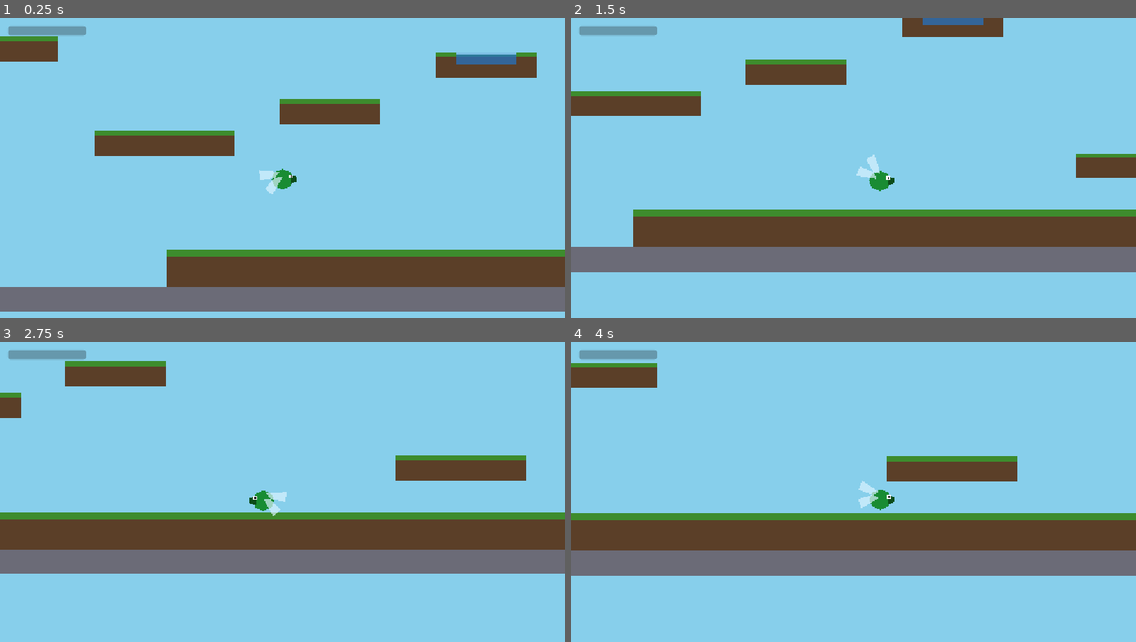
Above: before the commit, frames 1-4 (two rows, left to right).
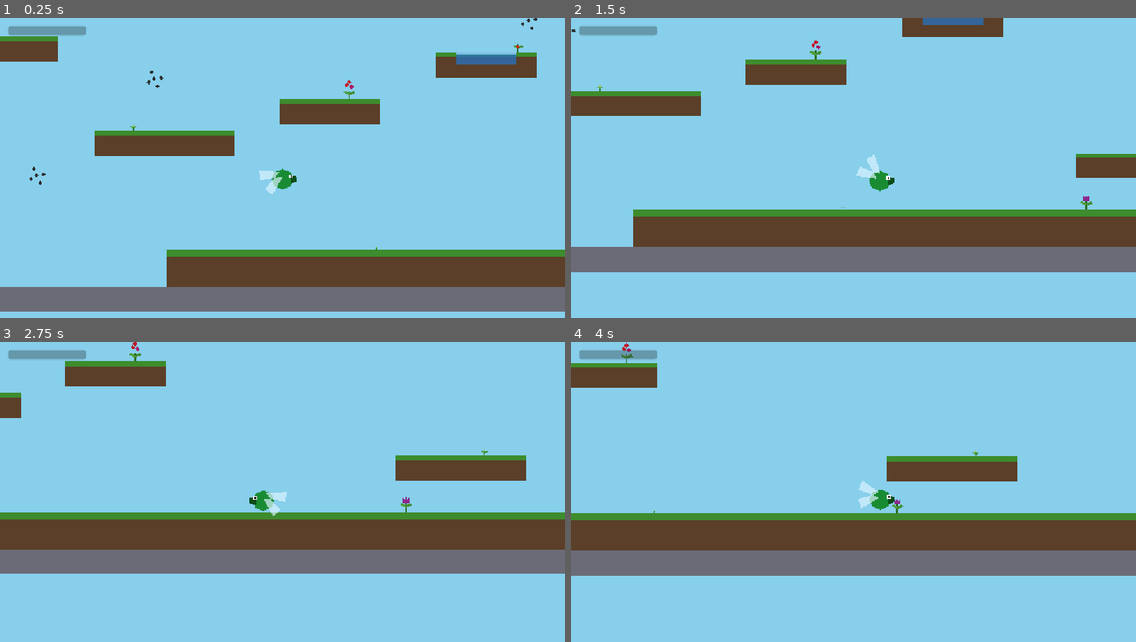
Above: after the commit, the same moments.

Repository: AntonioDrusin/ape
Game: Godot game, scene res://scenes/main.tscn
Same seed, same stepped clock (60 frames per second), same inputs: the game is played once before the commit and once after it.
Inputs:
- Up to frame 1 (0.25 s): no input
- Up to frame 2 (1.5 s): hold D (move_right) from 0.53 s (still down); tap W (move_up) at 0.77, 1.07 s
- Up to frame 3 (2.75 s): tap W (move_up) at 1.52, 1.82 s; release D (move_right) at 2.03 s; hold A (move_left) from 2.03 s (still down)
- Up to frame 4 (4 s): release A (move_left) at 2.78 s; hold D (move_right) from 2.78 s (still down); tap W (move_up) at 3.02, 3.32, 3.77 s

The runs differ from the first frame. In frame 1, 0.1% of the frame differs, in the area x 5-96%, y 0-78%; in frame 2, 0.1%; in frame 3, less than 0.1%; in frame 4, less than 0.1%.

Commit message:
requirements done

Diff:
--- /dev/null
+++ b/ape/godot/scenes/enemy.tscn
@@ -0,0 +1,40 @@
+[gd_scene load_steps=4 format=3]
+
+[ext_resource type="Script" path="res://scripts/enemy.gd" id="1"]
+[ext_resource type="AudioStream" path="res://assets/audio/water_steal.ogg" id="2"]
+
+[sub_resource type="CircleShape2D" id="CircleShape2D_1"]
+radius = 20.0
+
+[node name="Enemy" type="Area2D" groups=["enemy"]]
+monitorable = false
+monitoring = true
+script = ExtResource("1")
+
+[node name="CollisionShape2D" type="CollisionShape2D" parent="."]
+shape = SubResource("CircleShape2D_1")
+
+[node name="Visual" type="Node2D" parent="."]
+
+[node name="Bug1" type="Polygon2D" parent="Visual"]
+color = Color(0.12, 0.1, 0.08, 0.9)
+polygon = PackedVector2Array(-10, -6, -6, -6, -6, -2, -10, -2)
+
+[node name="Bug2" type="Polygon2D" parent="Visual"]
+color = Color(0.12, 0.1, 0.08, 0.85)
+polygon = PackedVector2Array(4, -9, 8, -9, 8, -5, 4, -5)
+
+[node name="Bug3" type="Polygon2D" parent="Visual"]
+color = Color(0.12, 0.1, 0.08, 0.9)
+polygon = PackedVector2Array(8, 2, 12, 2, 12, 6, 8, 6)
+
+[node name="Bug4" type="Polygon2D" parent="Visual"]
+color = Color(0.12, 0.1, 0.08, 0.85)
+polygon = PackedVector2Array(-4, 6, 0, 6, 0, 10, -4, 10)
+
+[node name="Bug5" type="Polygon2D" parent="Visual"]
+color = Color(0.12, 0.1, 0.08, 0.9)
+polygon = PackedVector2Array(-2, -2, 2, -2, 2, 2, -2, 2)
+
+[node name="StealSound" type="AudioStreamPlayer2D" parent="."]
+stream = ExtResource("2")
--- a/ape/godot/scenes/main.tscn
+++ b/ape/godot/scenes/main.tscn
@@ -6,6 +6,8 @@
 [ext_resource type="PackedScene" path="res://scenes/wall.tscn" id="4"]
 [ext_resource type="PackedScene" path="res://scenes/hud.tscn" id="5"]
 [ext_resource type="AudioStream" uid="uid://bwbe83n6rs56a" path="res://assets/audio/happy_bee.mp3" id="6"]
+[ext_resource type="PackedScene" path="res://scenes/enemy.tscn" id="7"]
+[ext_resource type="PackedScene" path="res://scenes/seedling.tscn" id="8"]
 
 [node name="Main" type="Node2D"]
 
@@ -63,6 +65,71 @@
 position = Vector2(260, 152)
 scale = Vector2(0.6, 0.5)
 
+[node name="Enemy1" parent="." instance=ExtResource("7")]
+position = Vector2(-150, 180)
+
+[node name="Enemy2" parent="." instance=ExtResource("7")]
+position = Vector2(300, 100)
+
+[node name="Enemy3" parent="." instance=ExtResource("7")]
+position = Vector2(650, -30)
+
+[node name="Enemy4" parent="." instance=ExtResource("7")]
+position = Vector2(900, 300)
+
+[node name="Enemy5" parent="." instance=ExtResource("7")]
+position = Vector2(-300, 300)
+
+[node name="Seedling1" parent="." instance=ExtResource("8")]
+position = Vector2(120, 396)
+growth = 15.0
+bloom_type = 0
+
+[node name="Seedling2" parent="." instance=ExtResource("8")]
+position = Vector2(430, 396)
+growth = 100.0
+bloom_type = 1
+
+[node name="Seedling3" parent="." instance=ExtResource("8")]
+position = Vector2(-190, 244)
+growth = 45.0
+bloom_type = 2
+
+[node name="Seedling4" parent="." instance=ExtResource("8")]
+position = Vector2(300, 144)
+growth = 85.0
+bloom_type = 3
+
+[node name="Seedling5" parent="." instance=ExtResource("8")]
+position = Vector2(660, 44)
+growth = 60.0
+bloom_type = 4
+
+[node name="Seedling6" parent="." instance=ExtResource("8")]
+position = Vector2(-370, 124)
+growth = 25.0
+bloom_type = 1
+
+[node name="Seedling7" parent="." instance=ExtResource("8")]
+position = Vector2(85, 204)
+growth = 100.0
+bloom_type = 2
+
+[node name="Seedling8" parent="." instance=ExtResource("8")]
+position = Vector2(530, 324)
+growth = 50.0
+bloom_type = 3
+
+[node name="Seedling9" parent="." instance=ExtResource("8")]
+position = Vector2(900, -76)
+growth = 90.0
+bloom_type = 0
+
+[node name="Seedling10" parent="." instance=ExtResource("8")]
+position = Vector2(1010, 244)
+growth = 35.0
+bloom_type = 4
+
 [node name="BoundsTop" parent="." instance=ExtResource("4")]
 position = Vector2(400, -320)
 scale = Vector2(13, 1)
--- a/ape/godot/scenes/player.tscn
+++ b/ape/godot/scenes/player.tscn
@@ -52,6 +52,22 @@
 color = Color(0.85, 0.5, 0.5, 1)
 polygon = PackedVector2Array(14, 4, 17, 4, 26, 18, 23, 18)
 
+[node name="WaterDrip" type="CPUParticles2D" parent="Visual/Proboscis"]
+position = Vector2(24, 18)
+emitting = false
+amount = 10
+lifetime = 0.6
+speed_scale = 1.5
+explosiveness = 0.0
+direction = Vector2(0, 1)
+spread = 12.0
+gravity = Vector2(0, 320)
+initial_velocity_min = 10.0
+initial_velocity_max = 30.0
+scale_amount_min = 1.5
+scale_amount_max = 2.5
+color = Color(0.35, 0.65, 0.9, 0.85)
+
 [node name="Wings" type="Node2D" parent="Visual"]
 position = Vector2(-2, -6)
 script = ExtResource("2")
--- /dev/null
+++ b/ape/godot/scenes/seedling.tscn
@@ -0,0 +1,123 @@
+[gd_scene load_steps=3 format=3]
+
+[ext_resource type="Script" path="res://scripts/seedling.gd" id="1"]
+
+[sub_resource type="CircleShape2D" id="CircleShape2D_hover"]
+radius = 24.0
+
+[node name="Seedling" type="Node2D"]
+script = ExtResource("1")
+
+[node name="HoverZone" type="Area2D" parent="." groups=["seedling"]]
+position = Vector2(0, -12)
+monitorable = true
+monitoring = false
+
+[node name="CollisionShape2D" type="CollisionShape2D" parent="HoverZone"]
+shape = SubResource("CircleShape2D_hover")
+
+[node name="Sprout" type="Node2D" parent="."]
+
+[node name="Stem" type="Polygon2D" parent="Sprout"]
+color = Color(0.18, 0.42, 0.12, 1)
+polygon = PackedVector2Array(-1, 0, 1, 0, 1, -11, -1, -11)
+
+[node name="LeafLeft" type="Polygon2D" parent="Sprout"]
+color = Color(0.3, 0.62, 0.22, 1)
+polygon = PackedVector2Array(0, -5, -8, -9, -5, -11, 0, -8)
+
+[node name="LeafRight" type="Polygon2D" parent="Sprout"]
+color = Color(0.26, 0.56, 0.2, 1)
+polygon = PackedVector2Array(0, -8, 6, -11, 8, -8, 0, -5)
+
+[node name="Bud" type="Polygon2D" parent="Sprout"]
+color = Color(0.58, 0.78, 0.28, 1)
+polygon = PackedVector2Array(0, -14, 2, -11, 0, -8, -2, -11)
+
+[node name="Bloom" type="Node2D" parent="."]
+
+[node name="Daisy" type="Node2D" parent="Bloom"]
+
+[node name="PetalN" type="Polygon2D" parent="Bloom/Daisy"]
+color = Color(1, 1, 1, 0.95)
+polygon = PackedVector2Array(-2, -19, 2, -19, 2, -15, -2, -15)
+
+[node name="PetalS" type="Polygon2D" parent="Bloom/Daisy"]
+color = Color(1, 1, 1, 0.95)
+polygon = PackedVector2Array(-2, -15, 2, -15, 2, -11, -2, -11)
+
+[node name="PetalE" type="Polygon2D" parent="Bloom/Daisy"]
+color = Color(1, 1, 1, 0.95)
+polygon = PackedVector2Array(11, -17, 15, -17, 15, -13, 11, -13)
+
+[node name="PetalW" type="Polygon2D" parent="Bloom/Daisy"]
+color = Color(1, 1, 1, 0.95)
+polygon = PackedVector2Array(-15, -17, -11, -17, -11, -13, -15, -13)
+
+[node name="Center" type="Polygon2D" parent="Bloom/Daisy"]
+color = Color(0.95, 0.8, 0.15, 1)
+polygon = PackedVector2Array(-1.5, -16.5, 1.5, -16.5, 1.5, -13.5, -1.5, -13.5)
+
+[node name="Tulip" type="Node2D" parent="Bloom"]
+
+[node name="Crown" type="Polygon2D" parent="Bloom/Tulip"]
+color = Color(0.55, 0.15, 0.55, 1)
+polygon = PackedVector2Array(-4, -11, -4, -18, -1, -15, 0, -19, 1, -15, 4, -18, 4, -11)
+
+[node name="Berry" type="Node2D" parent="Bloom"]
+
+[node name="Berry1" type="Polygon2D" parent="Bloom/Berry"]
+color = Color(0.75, 0.1, 0.15, 1)
+polygon = PackedVector2Array(-3, -15, -6, -18, -3, -21, 0, -18)
+
+[node name="Berry2" type="Polygon2D" parent="Bloom/Berry"]
+color = Color(0.68, 0.08, 0.4, 1)
+polygon = PackedVector2Array(3, -13, 0, -16, 3, -19, 6, -16)
+
+[node name="Berry3" type="Polygon2D" parent="Bloom/Berry"]
+color = Color(0.75, 0.1, 0.15, 1)
+polygon = PackedVector2Array(0, -19, -3, -22, 0, -25, 3, -22)
+
+[node name="Apple" type="Node2D" parent="Bloom"]
+
+[node name="Body" type="Polygon2D" parent="Bloom/Apple"]
+color = Color(0.8, 0.15, 0.1, 1)
+polygon = PackedVector2Array(0, -11, -5, -14, -5, -19, 0, -22, 5, -19, 5, -14)
+
+[node name="Stem2" type="Polygon2D" parent="Bloom/Apple"]
+color = Color(0.35, 0.22, 0.1, 1)
+polygon = PackedVector2Array(-0.5, -24, 0.5, -24, 0.5, -22, -0.5, -22)
+
+[node name="Leaf" type="Polygon2D" parent="Bloom/Apple"]
+color = Color(0.3, 0.6, 0.2, 1)
+polygon = PackedVector2Array(0.5, -24, 4, -25, 4, -22, 0.5, -22)
+
+[node name="Sunflower" type="Node2D" parent="Bloom"]
+
+[node name="Petal1" type="Polygon2D" parent="Bloom/Sunflower"]
+color = Color(0.95, 0.7, 0.1, 1)
+polygon = PackedVector2Array(0, -22, 3, -18, 0, -16, -3, -18)
+
+[node name="Petal2" type="Polygon2D" parent="Bloom/Sunflower"]
+color = Color(0.95, 0.7, 0.1, 1)
+polygon = PackedVector2Array(6, -20, 6, -16, 2, -16, 4, -18)
+
+[node name="Petal3" type="Polygon2D" parent="Bloom/Sunflower"]
+color = Color(0.95, 0.7, 0.1, 1)
+polygon = PackedVector2Array(6, -14, 3, -11, 1, -14, 4, -16)
+
+[node name="Petal4" type="Polygon2D" parent="Bloom/Sunflower"]
+color = Color(0.95, 0.7, 0.1, 1)
+polygon = PackedVector2Array(0, -12, -3, -16, 0, -18, 3, -16)
+
+[node name="Petal5" type="Polygon2D" parent="Bloom/Sunflower"]
+color = Color(0.95, 0.7, 0.1, 1)
+polygon = PackedVector2Array(-6, -14, -6, -18, -2, -18, -4, -16)
+
+[node name="Petal6" type="Polygon2D" parent="Bloom/Sunflower"]
+color = Color(0.95, 0.7, 0.1, 1)
+polygon = PackedVector2Array(-6, -20, -3, -23, -1, -20, -4, -18)
+
+[node name="Center" type="Polygon2D" parent="Bloom/Sunflower"]
+color = Color(0.35, 0.22, 0.1, 1)
+polygon = PackedVector2Array(-2.5, -20.5, 2.5, -20.5, 2.5, -15.5, -2.5, -15.5)
--- /dev/null
+++ b/ape/godot/scripts/enemy.gd
@@ -0,0 +1,41 @@
+extends Area2D
+
+@export var wander_radius: float = 140.0
+@export var speed: float = 55.0
+@export var retarget_min: float = 0.8
+@export var retarget_max: float = 2.2
+@export var spin_speed: float = 3.0
+@export var steal_amount: float = 0.35
+
+@onready var visual: Node2D = $Visual
+@onready var steal_sound: AudioStreamPlayer2D = $StealSound
+
+var _home: Vector2
+var _target: Vector2
+var _retarget_timer: float = 0.0
+
+
+func _ready() -> void:
+	_home = position
+	body_entered.connect(_on_body_entered)
+	_pick_new_target()
+
+
+func _process(delta: float) -> void:
+	_retarget_timer -= delta
+	if _retarget_timer <= 0.0 or position.distance_to(_target) < 4.0:
+		_pick_new_target()
+	position = position.move_toward(_target, speed * delta)
+	visual.rotation += spin_speed * delta
+
+
+func _pick_new_target() -> void:
+	var offset := Vector2(randf_range(-wander_radius, wander_radius), randf_range(-wander_radius, wander_radius))
+	_target = _home + offset
+	_retarget_timer = randf_range(retarget_min, retarget_max)
+
+
+func _on_body_entered(body: Node) -> void:
+	if body.has_method("steal_water"):
+		body.steal_water(steal_amount)
+		steal_sound.play()
--- a/ape/godot/scripts/player.gd
+++ b/ape/godot/scripts/player.gd
@@ -8,10 +8,12 @@
 @export var air_drag: float = 3.5
 @export var water_fill_time: float = 4.0
 @export var water_rest_height: float = 7.0
+@export var water_drain_time: float = 2.0
 
 @onready var wings: Node2D = $Visual/Wings
 @onready var visual: Node2D = $Visual
 @onready var proboscis: Node2D = $Visual/Proboscis
+@onready var water_drip: CPUParticles2D = $Visual/Proboscis/WaterDrip
 @onready var water_sensor: Area2D = $WaterSensor
 
 const FACING_TURN_SPEED := 12.0
@@ -65,8 +67,30 @@
 		wings.flapping = input_dir.length() > INPUT_DEADZONE or (not is_on_floor() and not landed_on_water)
 
 	var drinking := landed_on_water and input_dir.length() < INPUT_DEADZONE
-	if proboscis:
-		proboscis.visible = drinking
 	if drinking and water_level < 1.0:
 		water_level = minf(water_level + delta / water_fill_time, 1.0)
 		water_level_changed.emit(water_level)
+
+	# Hovering over a seedling's HoverZone waters it, same sensor used for
+	# water detection since both are just "what's the bug currently over."
+	var watering_seedling: Node = null
+	if water_level > 0.0:
+		for area in water_sensor.get_overlapping_areas():
+			if area.is_in_group("seedling"):
+				watering_seedling = area.get_parent()
+				break
+	if watering_seedling:
+		watering_seedling.water(delta)
+		water_level = maxf(water_level - delta / water_drain_time, 0.0)
+		water_level_changed.emit(water_level)
+
+	var watering := watering_seedling != null
+	if proboscis:
+		proboscis.visible = drinking or watering
+	if water_drip:
+		water_drip.emitting = watering
+
+
+func steal_water(amount: float) -> void:
+	water_level = maxf(water_level - amount, 0.0)
+	water_level_changed.emit(water_level)
--- /dev/null
+++ b/ape/godot/scripts/seedling.gd
@@ -0,0 +1,50 @@
+@tool
+extends Node2D
+
+enum BloomType { DAISY, TULIP, BERRY, APPLE, SUNFLOWER }
+
+const MIN_SCALE: float = 0.12
+const BLOOM_START: float = 70.0
+
+@export_range(0.0, 100.0) var growth: float = 100.0:
+	set(value):
+		growth = clamp(value, 0.0, 100.0)
+		_update_visuals()
+
+## Seconds of continuous watering to grow from 0% to 100%.
+@export var grow_time: float = 5.0
+
+@export var bloom_type: BloomType = BloomType.DAISY:
+	set(value):
+		bloom_type = value
+		_update_visuals()
+
+@onready var bud: Polygon2D = $Sprout/Bud
+@onready var bloom: Node2D = $Bloom
+@onready var _blooms: Dictionary = {
+	BloomType.DAISY: $Bloom/Daisy,
+	BloomType.TULIP: $Bloom/Tulip,
+	BloomType.BERRY: $Bloom/Berry,
+	BloomType.APPLE: $Bloom/Apple,
+	BloomType.SUNFLOWER: $Bloom/Sunflower,
+}
+
+
+func _ready() -> void:
+	_update_visuals()
+
+
+func water(delta: float) -> void:
+	growth += 100.0 / grow_time * delta
+
+
+func _update_visuals() -> void:
+	if not is_node_ready():
+		return
+	scale = Vector2.ONE * lerp(MIN_SCALE, 1.0, growth / 100.0)
+	var bloom_t: float = clamp((growth - BLOOM_START) / (100.0 - BLOOM_START), 0.0, 1.0)
+	bloom.visible = bloom_t > 0.0
+	bloom.scale = Vector2.ONE * bloom_t
+	bud.visible = bloom_t <= 0.0
+	for type in _blooms:
+		_blooms[type].visible = type == bloom_type
Not shown, added: ape/godot/assets/audio/water_steal.ogg.import
Not shown, added: ape/godot/scripts/enemy.gd.uid
Not shown, added: ape/godot/scripts/seedling.gd.uid
Not shown, changed: ape/godot/ARCHITECTURE.md
Not shown, changed: ape/godot/CLAUDE.md
Not shown, added: ape/godot/REQUIREMENTS.md
Not shown, added: ape/godot/assets/audio/water_steal.ogg
